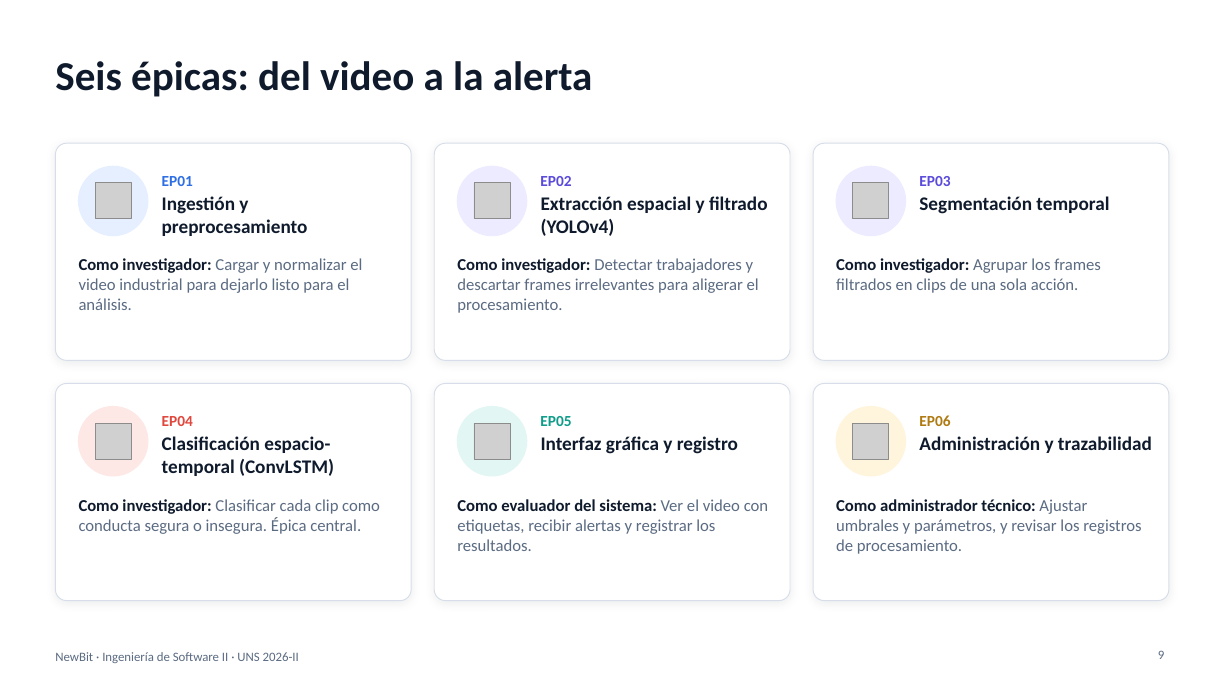
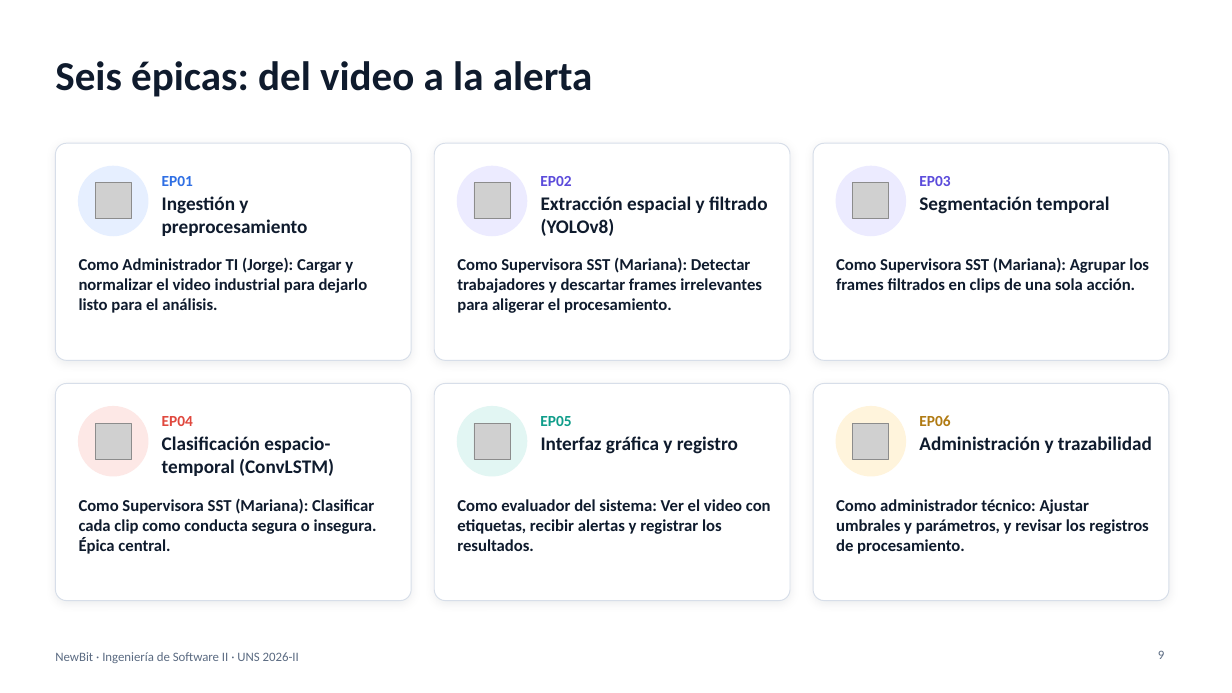
Before and after one commit to devmondoss/NewBit, a slide deck: slide 9 of curso/semana-03-roles-y-prototipos/nuestras-entregas/PPT_Presentacion_NewBit/PPT_Presentacion_NewBit.pptx. Drawn at 1232x693 pixels with LibreOffice and Linux fonts; fonts in the diff are those of the drawing; grey boxes stand for pictures. Boxes give left, top, right and bottom in pixels: in the first picture for what was removed or moved away, otherwise in the second. Text is boxed around its words. In the diff, an @@ line names an element or a change of style, - is before the commit and + after.

Commit message:
Paso W-2: Normalizar binarios de Semana 3 (FGAP030 Word/PDF, PPT de Presentacion y Diagrama de Arquitectura PDF)

```diff
--- a/curso/semana-03-roles-y-prototipos/nuestras-entregas/PPT_Presentacion_NewBit/PPT_Presentacion_NewBit.pptx
+++ b/curso/semana-03-roles-y-prototipos/nuestras-entregas/PPT_Presentacion_NewBit/PPT_Presentacion_NewBit.pptx
@@ text at [541,196,768,236]: text changed @@
-Extracción espacial y filtrado (YOLOv4)
+Extracción espacial y filtrado (YOLOv8)
@@ text at [79,257,368,313]: text changed; text colour #5B6B82 to #0F1B2D; bold on @@
-Como investigador: Cargar y normalizar el video industrial para dejarlo listo para el análisis.
+Como Administrador TI (Jorge): Cargar y normalizar el video industrial para dejarlo listo para el análisis.
@@ text at [457,257,762,313]: text changed; text colour #5B6B82 to #0F1B2D; bold on @@
-Como investigador: Detectar trabajadores y descartar frames irrelevantes para aligerar el procesamiento.
+Como Supervisora SST (Mariana): Detectar trabajadores y descartar frames irrelevantes para aligerar el procesamiento.
@@ text at [836,258,1149,293]: text changed; text colour #5B6B82 to #0F1B2D; bold on @@
-Como investigador: Agrupar los frames filtrados en clips de una sola acción.
+Como Supervisora SST (Mariana): Agrupar los frames filtrados en clips de una sola acción.
@@ text at [79,498,377,554]: text changed; text colour #5B6B82 to #0F1B2D; bold on @@
-Como investigador: Clasificar cada clip como conducta segura o insegura. Épica central.
+Como Supervisora SST (Mariana): Clasificar cada clip como conducta segura o insegura. Épica central.
@@ text "Como evaluador del sistema: Ver ..." at [457,499,771,551]: text colour #5B6B82 to #0F1B2D, bold on in "Ver el video con etiquetas, recibir alertas ..." @@
@@ text "Como administrador técnico: Ajustar umbrales ..." at [836,499,1149,554]: text colour #5B6B82 to #0F1B2D, bold on in "Ajustar umbrales y parámetros, y revisar los ..." @@
```
Also in this commit, not shown: 7 other slides changed, 7 other files.
